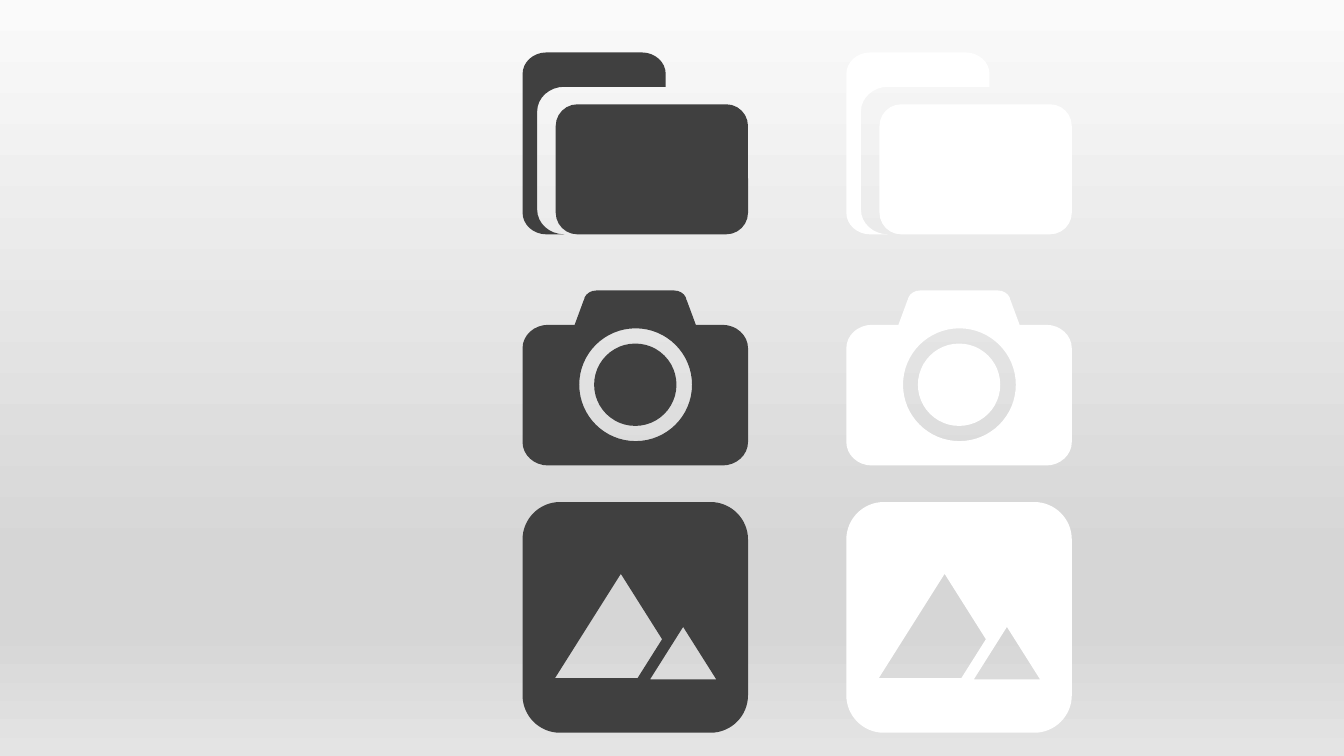
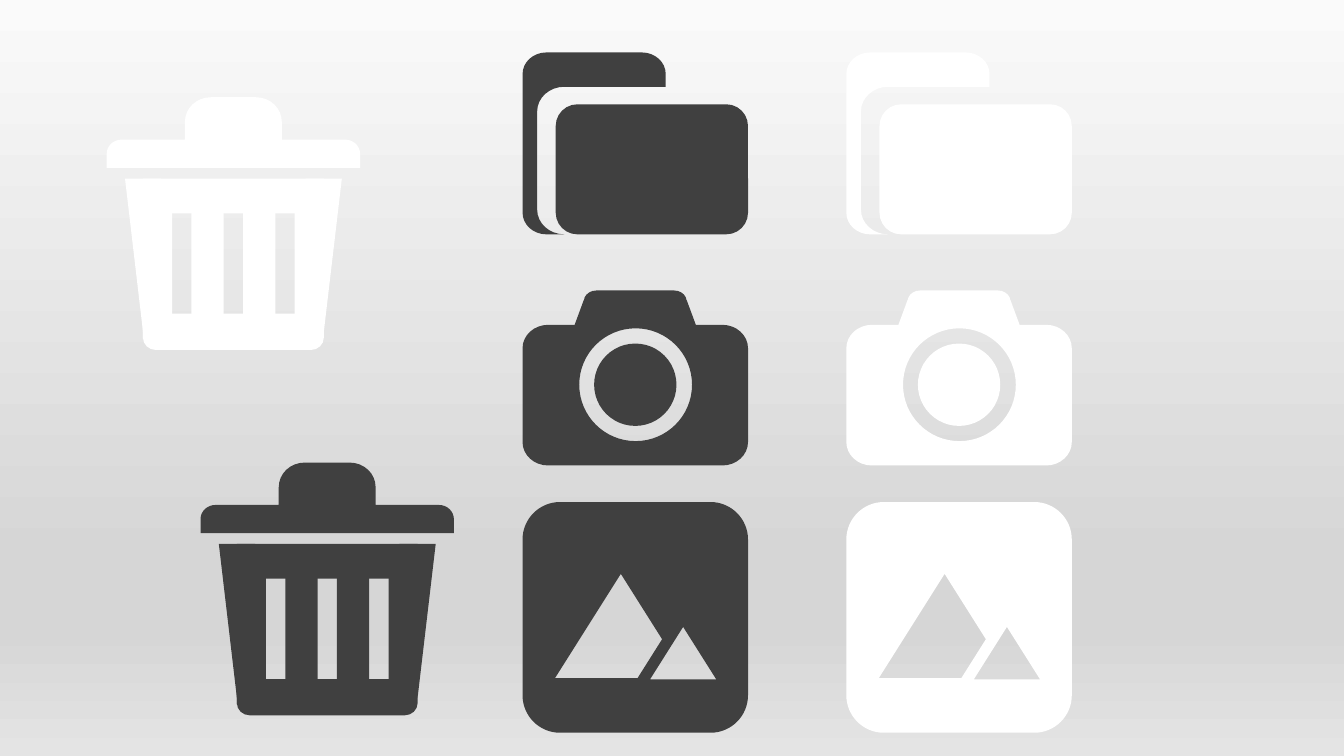
Before and after one commit to HoijanLai/AR_TaskManagement, a slide deck: slide 5 of ui.pptx. Drawn at 1344x756 pixels with LibreOffice and Linux fonts; fonts in the diff are those of the drawing. Boxes give left, top, right and bottom in pixels: in the first picture for what was removed or moved away, otherwise in the second. Text is boxed around its words. In the diff, an @@ line names an element or a change of style, - is before the commit and + after.

```diff
--- a/ui.pptx
+++ b/ui.pptx
@@ group added at bbox=[107, 97, 360, 350]: 2 freeform shapes, 2 rectangles, 2 triangles @@
@@ group added at bbox=[201, 463, 454, 716]: 2 freeform shapes, 2 rectangles, 2 triangles @@
```
Also in this commit, not shown: 10 other files.
